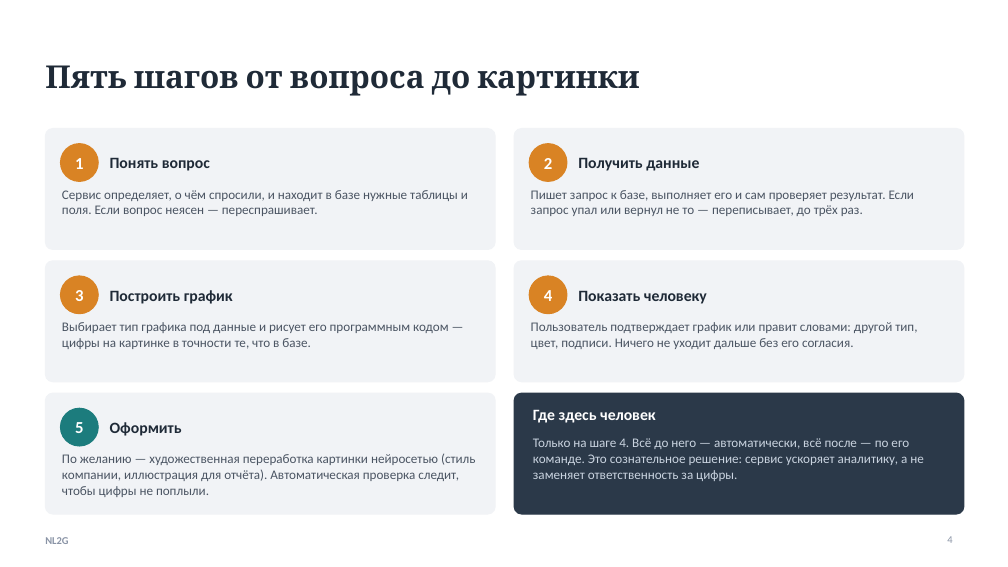
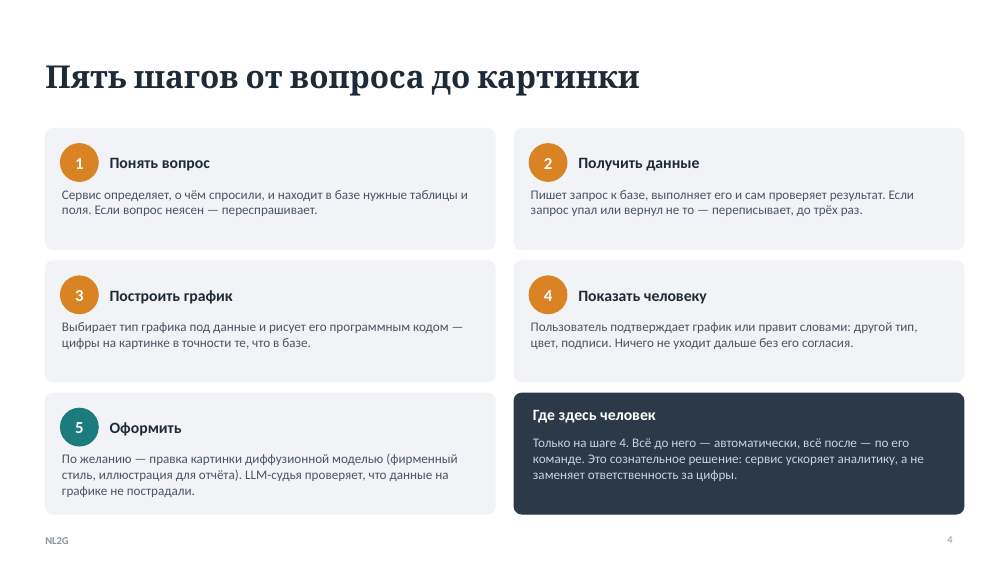
Before and after one commit to kocharyandr/nl2g, a slide deck: slide 4 of docs/ПРЕЗЕНТАЦИЯ_СЕРВИСА.pptx. Drawn at 1008x567 pixels with LibreOffice and Linux fonts; fonts in the diff are those of the drawing. Boxes give left, top, right and bottom in pixels: in the first picture for what was removed or moved away, otherwise in the second. Text is boxed around its words. In the diff, an @@ line names an element or a change of style, - is before the commit and + after.

```diff
--- a/docs/ПРЕЗЕНТАЦИЯ_СЕРВИСА.pptx
+++ b/docs/ПРЕЗЕНТАЦИЯ_СЕРВИСА.pptx
@@ text at <box>62,454,457,497</box>: text changed @@
-По желанию — художественная переработка картинки нейросетью (стиль компании, иллюстрация для отчёта). Автоматическая проверка следит, чтобы цифры не поплыли.
+По желанию — правка картинки диффузионной моделью (фирменный стиль, иллюстрация для отчёта). LLM-судья проверяет, что данные на графике не пострадали.
```
Also in this commit, not shown: 7 other slides changed, 1 other file.
